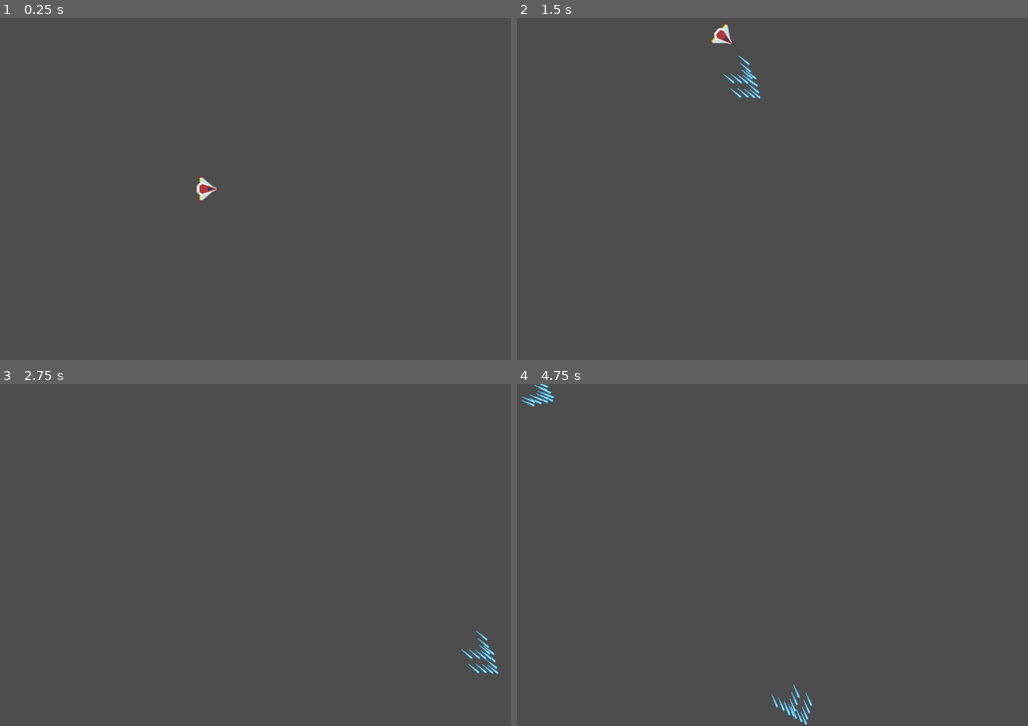
Above: before the commit, frames 1-4 (two rows, left to right).
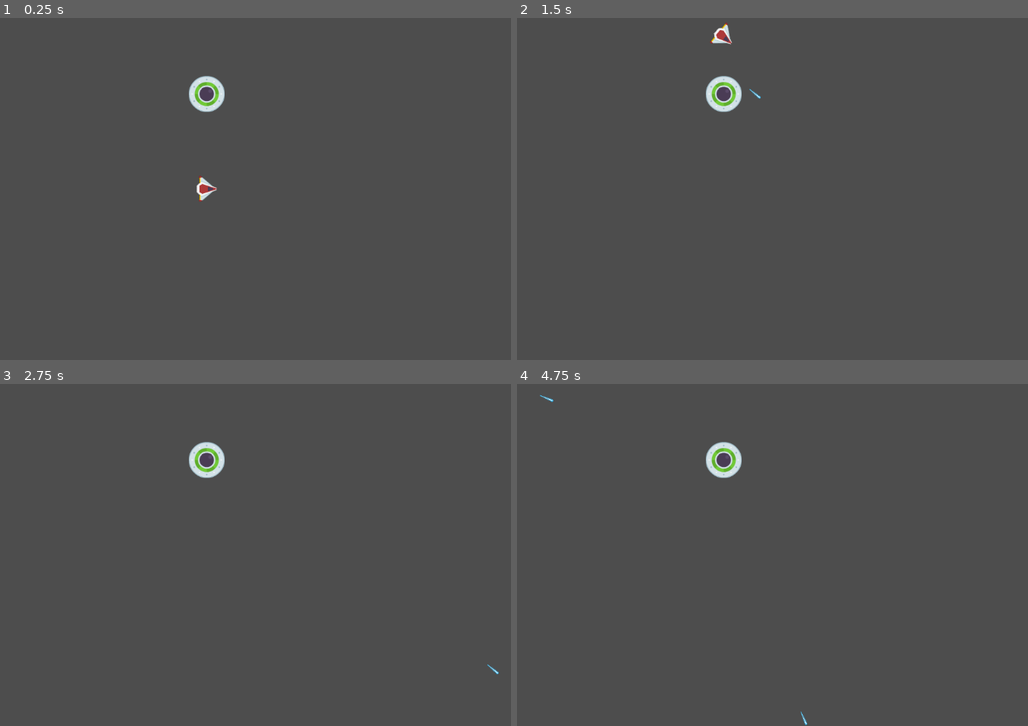
Above: after the commit, the same moments.

Repository: Noxalus/GMTK-2024
Game: Godot game, scene res://scenes/game.tscn
Two runs of this game, one before a commit and one after it. Both use one fixed random seed, a clock stepped at 60 frames per second and the inputs below.
Inputs (mouse positions are in pixels of both pictures, inside the frame that each line leads up to):
- Up to frame 1 (0.25 s): no input
- Up to frame 2 (1.5 s): tap Enter at 0.5 s; move the mouse to (695, 257) at 0.52 s; hold Shift (focus) 0.53-1.28 s; hold W (move_up) from 0.53 s (still down); move the mouse to (905, 240) at 1.27 s; click (905, 240) at 1.35 s
- Up to frame 3 (2.75 s): move the mouse to (25, 503) at 2.02 s; release W (move_up) at 2.03 s; hold A (move_left) from 2.03 s (still down); hold Shift (focus) from 2.03 s (still down)
- Up to frame 4 (4.75 s): move the mouse to (752, 555) at 2.77 s; release Shift (focus) at 2.78 s; click (752, 555) at 2.85 s; move the mouse to (634, 469) at 3.52 s; release A (move_left) at 3.53 s; hold S (move_down) 3.53-4.28 s; hold Shift (focus) 3.53-4.28 s; move the mouse to (859, 537) at 4.27 s; hold D (move_right) from 4.28 s (still down); click (859, 537) at 4.35 s

The runs differ from the first frame. In frame 1, 0.5% of the frame differs, in the area x 36-44%, y 16-28%; in frame 2, 0.7%; in frame 3, 0.7%; in frame 4, 0.9%, in the area x 0-58%, y 0-99%.

Commit message:
Start to add the boss core with bullet collision and life.

Diff:
--- /dev/null
+++ b/forever-warning/scenes/boss_core.tscn
@@ -0,0 +1,19 @@
+[gd_scene load_steps=4 format=3 uid="uid://uyvaybhl0san"]
+
+[ext_resource type="Texture2D" uid="uid://dtyrtwphdiji4" path="res://assets/sprites/boss_core_1.png" id="1_t2lbq"]
+[ext_resource type="Script" path="res://scripts/boss_core.gd" id="1_tcfca"]
+
+[sub_resource type="CircleShape2D" id="CircleShape2D_dlyuj"]
+radius = 35.0143
+
+[node name="BossCore" type="Area2D" groups=["damageable"]]
+script = ExtResource("1_tcfca")
+
+[node name="CollisionShape2D" type="CollisionShape2D" parent="."]
+shape = SubResource("CircleShape2D_dlyuj")
+
+[node name="Sprite2D" type="Sprite2D" parent="."]
+scale = Vector2(0.75, 0.75)
+texture = ExtResource("1_t2lbq")
+
+[connection signal="area_entered" from="." to="." method="_on_area_entered"]
--- a/forever-warning/scenes/bullet.tscn
+++ b/forever-warning/scenes/bullet.tscn
@@ -20,4 +20,5 @@
 [node name="VisibleOnScreenNotifier2D" type="VisibleOnScreenNotifier2D" parent="."]
 scale = Vector2(0.2, 1.4)
 
+[connection signal="area_entered" from="." to="." method="_on_area_entered"]
 [connection signal="screen_exited" from="VisibleOnScreenNotifier2D" to="." method="_on_visible_on_screen_notifier_2d_screen_exited"]
--- a/forever-warning/scenes/game.tscn
+++ b/forever-warning/scenes/game.tscn
@@ -1,9 +1,13 @@
-[gd_scene load_steps=2 format=3 uid="uid://pkr3ksnu1qgh"]
+[gd_scene load_steps=3 format=3 uid="uid://pkr3ksnu1qgh"]
 
 [ext_resource type="PackedScene" uid="uid://55hgfllu4oyd" path="res://scenes/player.tscn" id="1_thu6u"]
+[ext_resource type="PackedScene" uid="uid://uyvaybhl0san" path="res://scenes/boss_core.tscn" id="2_wap0u"]
 
 [node name="Game" type="Node2D"]
 
 [node name="Camera2D" type="Camera2D" parent="."]
 
 [node name="Player" parent="." instance=ExtResource("1_thu6u")]
+
+[node name="BossCore" parent="." instance=ExtResource("2_wap0u")]
+position = Vector2(0, -180)
--- a/forever-warning/scenes/player.tscn
+++ b/forever-warning/scenes/player.tscn
@@ -8,7 +8,6 @@
 
 [node name="Player" type="Area2D"]
 script = ExtResource("1_yv0xi")
-fire_delay = 0.001
 
 [node name="Sprite2D" type="Sprite2D" parent="."]
 z_index = 5
@@ -25,21 +24,27 @@
 position = Vector2(0, -18)
 
 [node name="Spawner2" type="Node2D" parent="BulletSpawners"]
+visible = false
 position = Vector2(22, 11)
 
 [node name="Spawner3" type="Node2D" parent="BulletSpawners"]
+visible = false
 position = Vector2(-23, 11)
 
 [node name="Spawner4" type="Node2D" parent="BulletSpawners"]
+visible = false
 position = Vector2(-14, 0)
 
 [node name="Spawner5" type="Node2D" parent="BulletSpawners"]
+visible = false
 position = Vector2(13, 0)
 
 [node name="Spawner6" type="Node2D" parent="BulletSpawners"]
+visible = false
 position = Vector2(6, -10)
 
 [node name="Spawner7" type="Node2D" parent="BulletSpawners"]
+visible = false
 position = Vector2(-6, -10)
 
 [node name="FireDelayTimer" type="Timer" parent="."]
--- /dev/null
+++ b/forever-warning/scripts/boss_core.gd
@@ -0,0 +1,8 @@
+extends Area2D
+
+@export var life: int = 20
+
+func damage(amount: int):
+	life -= amount
+	if life < 0:
+		queue_free()
--- a/forever-warning/scripts/bullet.gd
+++ b/forever-warning/scripts/bullet.gd
@@ -14,3 +14,8 @@
 
 func _on_visible_on_screen_notifier_2d_screen_exited():
 	queue_free()
+
+func _on_area_entered(area):
+	if area.is_in_group("damageable"):
+		area.damage(1)
+		queue_free()
Binary file added: forever-warning/assets/sprites/boss_core_1.png
Not shown, added: forever-warning/assets/sprites/boss_core_1.png.import
